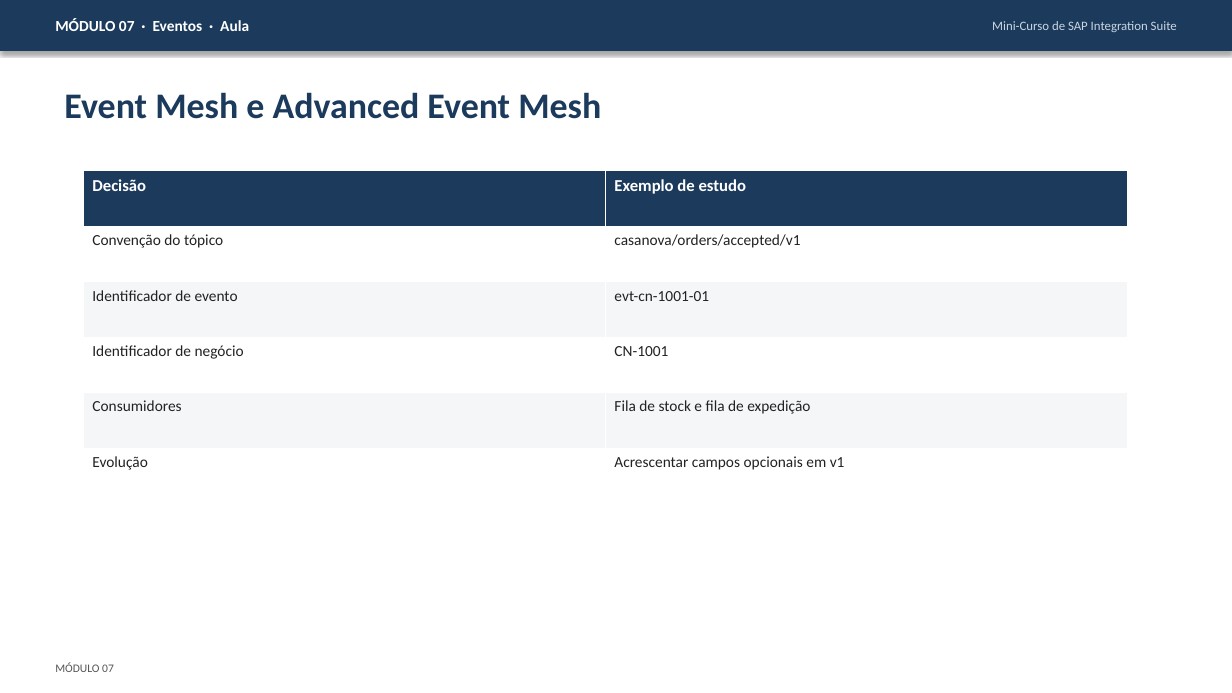
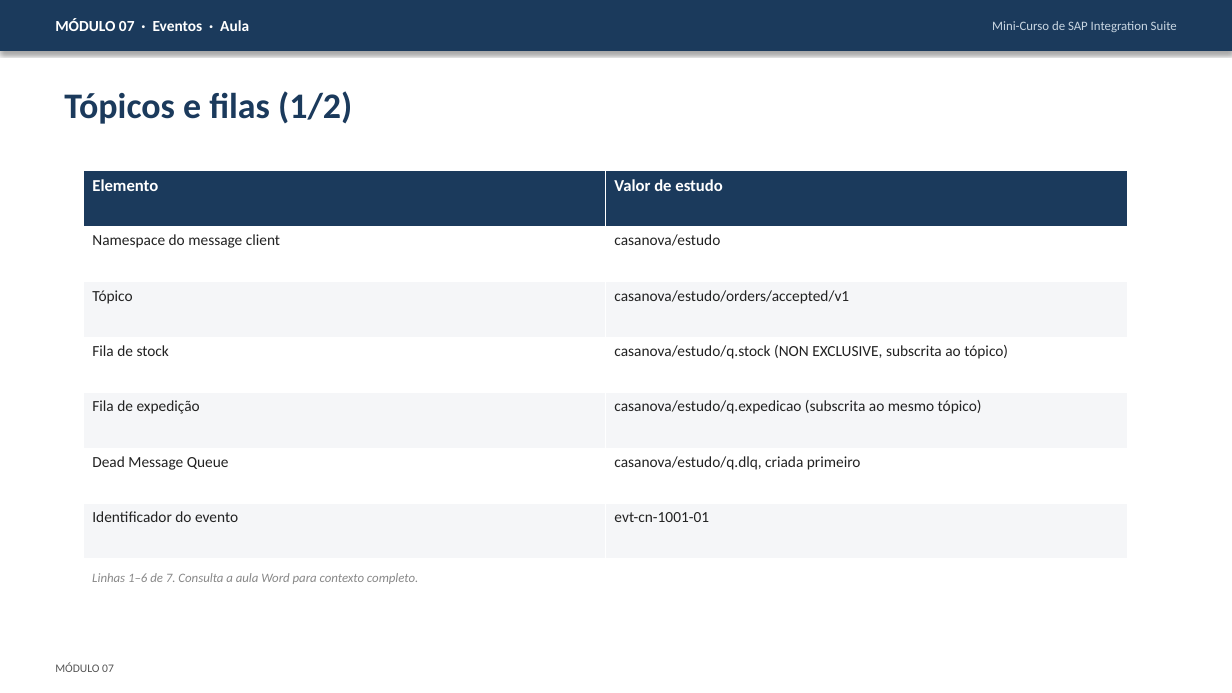
Before and after one commit to AdrianoHebreu/estudos, a slide deck: slide 19 of Integration_suite_studies/07-Eventos/07-Eventos.pptx (slide 7 before the commit). Drawn at 1232x693 pixels with LibreOffice and Linux fonts; fonts in the diff are those of the drawing. Boxes give left, top, right and bottom in pixels: in the first picture for what was removed or moved away, otherwise in the second. Text is boxed around its words. In the diff, an @@ line names an element or a change of style, - is before the commit and + after.

```diff
--- a/Integration_suite_studies/07-Eventos/07-Eventos.pptx
+++ b/Integration_suite_studies/07-Eventos/07-Eventos.pptx
@@ text at (x1=64, y1=91, x2=352, y2=124): text changed @@
-Event Mesh e Advanced Event Mesh
+Tópicos e filas (1/2)
@@ table at (x1=83, y1=171, x2=1128, y2=559) @@
-row 1: Decisão | Exemplo de estudo
-row 2: Convenção do tópico | casanova/orders/accepted/v1
-row 3: Identificador de evento | evt-cn-1001-01
-row 4: Identificador de negócio | CN-1001
-row 5: Consumidores | Fila de stock e fila de expedição
-row 6: Evolução | Acrescentar campos opcionais em v1
+row 1: Elemento | Valor de estudo
+row 2: Namespace do message client | casanova/estudo
+row 3: Tópico | casanova/estudo/orders/accepted/v1
+row 4: Fila de stock | casanova/estudo/q.stock (NON EXCLUSIVE, subscrita ao tópico)
+row 5: Fila de expedição | casanova/estudo/q.expedicao (subscrita ao mesmo tópico)
+row 6: Dead Message Queue | casanova/estudo/q.dlq, criada primeiro
+row 7: Identificador do evento | evt-cn-1001-01
@@ text added at (x1=92, y1=573, x2=418, y2=584), 10 pt, text #888888, italic @@
+Linhas 1–6 de 7. Consulta a aula Word para contexto completo.
```
Also in this commit, not shown: 9 other slides changed, 27 slides added, 47 other files.
